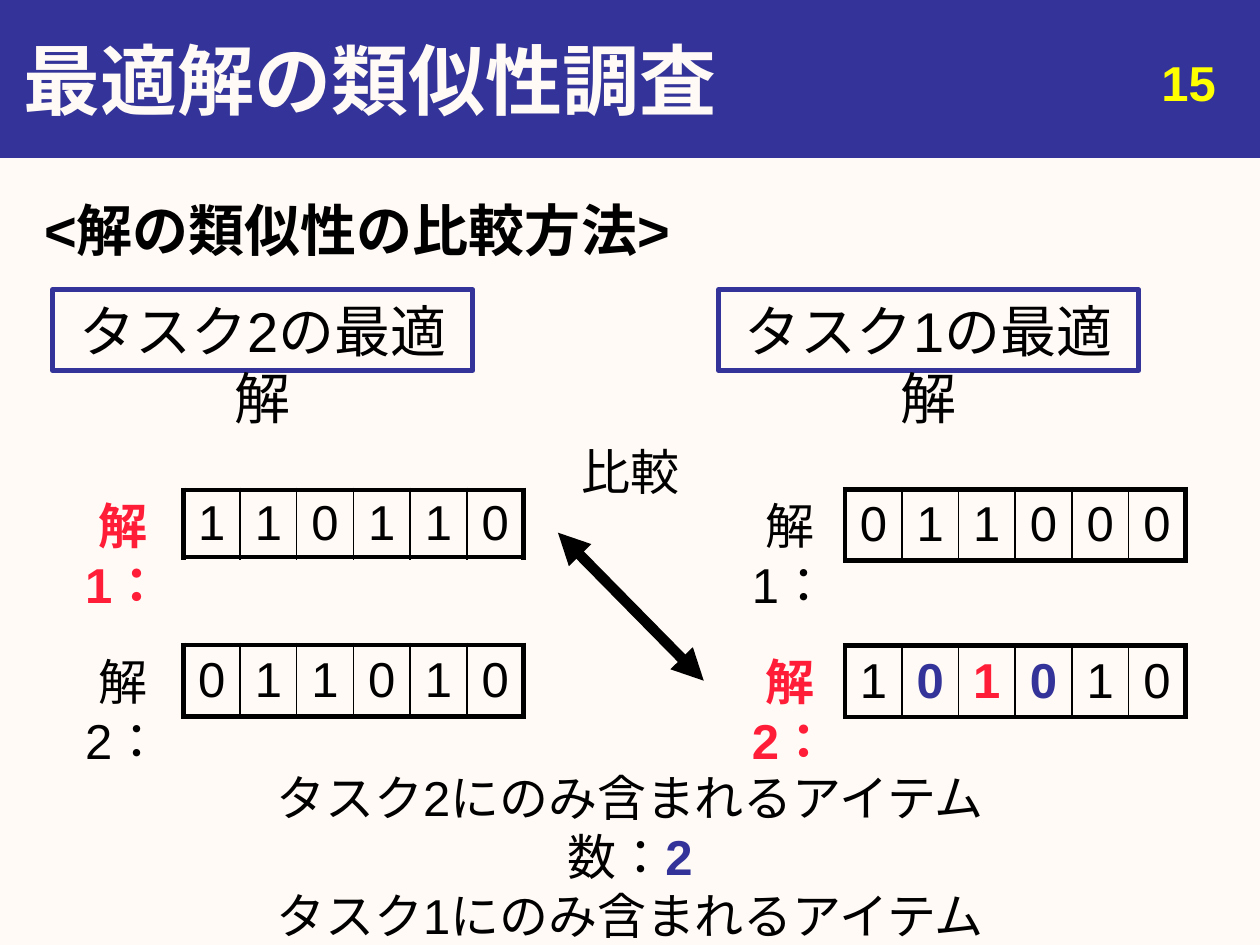
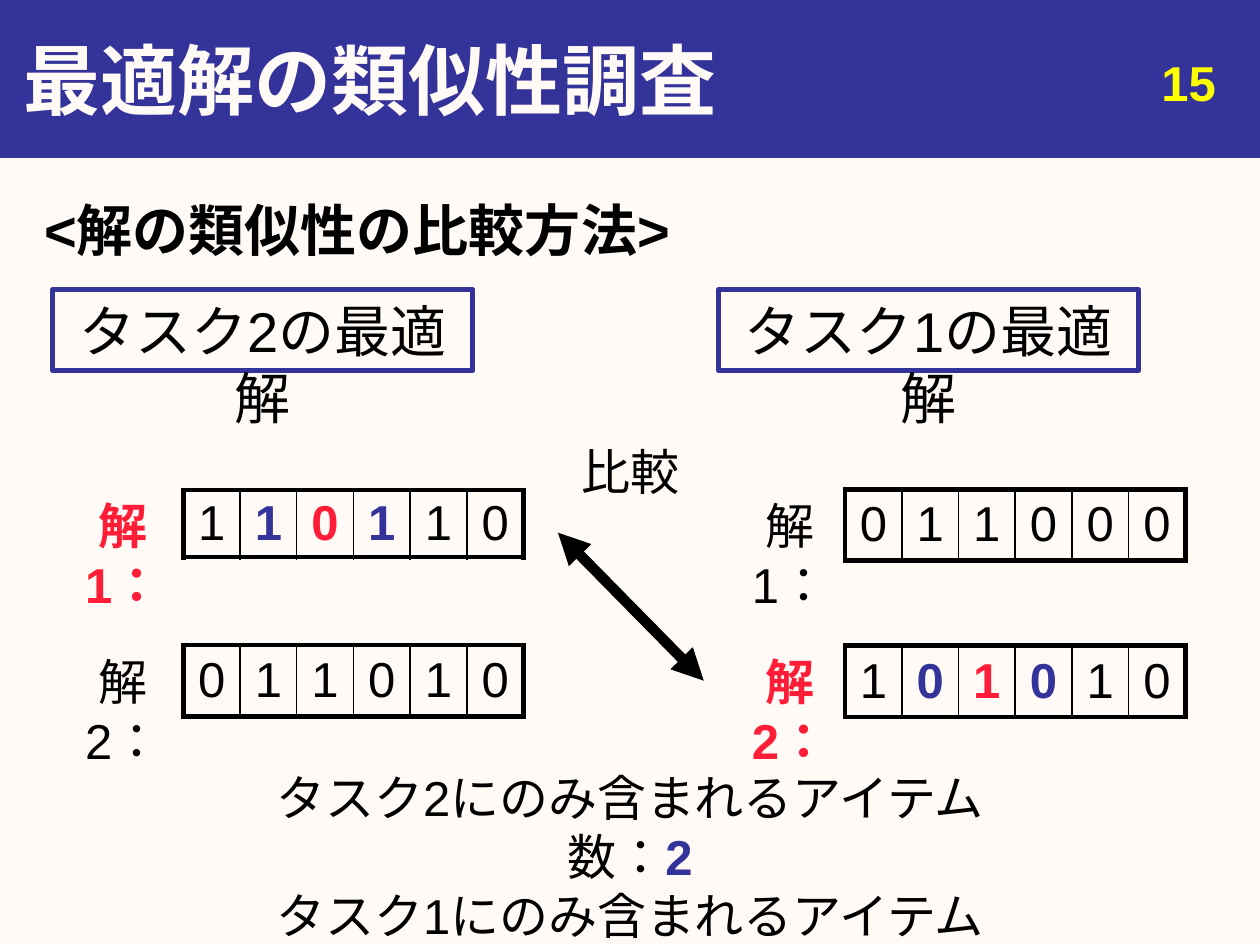
Before and after one commit to youle921/Slide-maintain, a slide deck: slide 16 of abstract/Slides/20200217_urita_graduation_v3.pptx. Drawn at 1260x945 pixels with LibreOffice and Linux fonts; fonts in the diff are those of the drawing. Boxes give left, top, right and bottom in pixels: in the first picture for what was removed or moved away, otherwise in the second. Text is boxed around its words. In the diff, an @@ line names an element or a change of style, - is before the commit and + after.

```diff
--- a/abstract/Slides/20200217_urita_graduation_v3.pptx
+++ b/abstract/Slides/20200217_urita_graduation_v3.pptx
@@ table at box(184, 490, 524, 562) @@
@@ text colour #000000 to #333399 in "1", "1" @@
@@ bold on in "1", "0", "1" @@
@@ text colour #000000 to #FF1D38 in "0" @@
```
Also in this commit, not shown: 16 other slides changed, 1 slide added, 2 other files.
